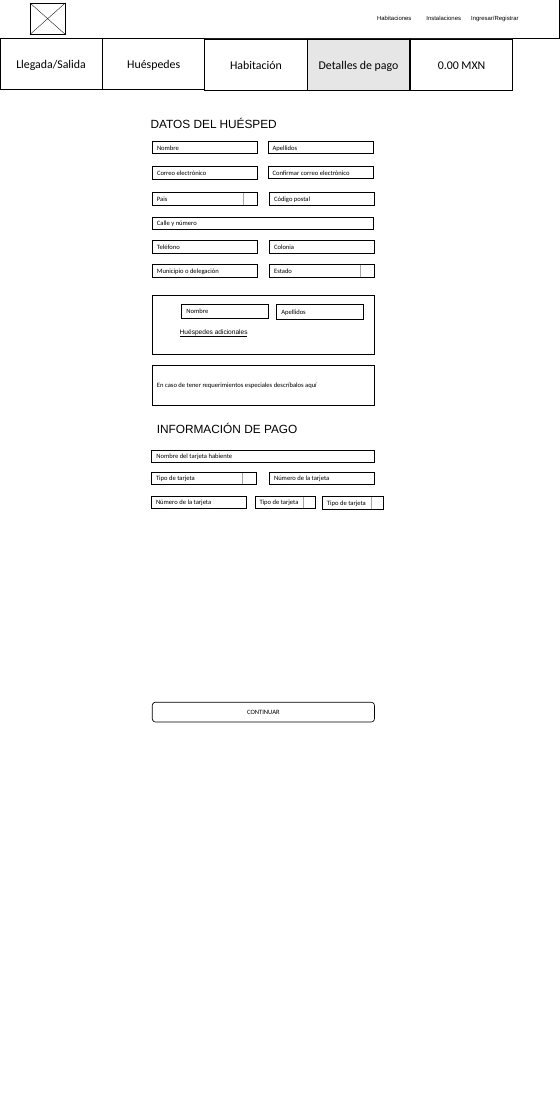
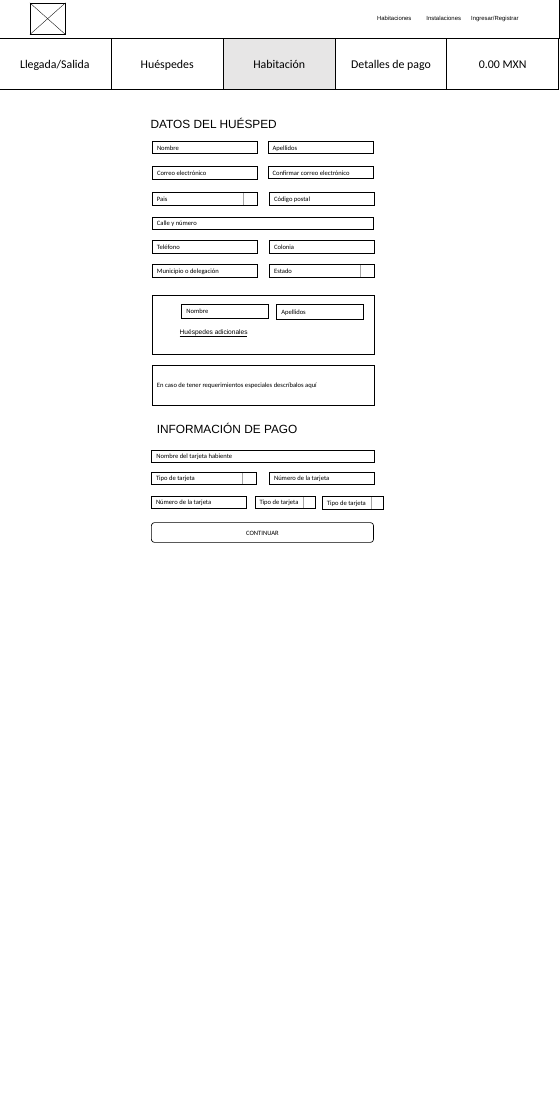
Before and after one commit to JosueYP/wireframe, a slide deck: slide 5 of wireframe/Export_D6275f0d18f01bd6290836be2402ce1bc.ppt. Drawn at 560x1120 pixels with LibreOffice and Linux fonts; fonts in the diff are those of the drawing; background and template pictures are left out. Boxes give left, top, right and bottom in pixels: in the first picture for what was removed or moved away, otherwise in the second. Text is boxed around its words. In the diff, an @@ line names an element or a change of style, - is before the commit and + after.

```diff
--- a/wireframe/Export_D6275f0d18f01bd6290836be2402ce1bc.ppt
+++ b/wireframe/Export_D6275f0d18f01bd6290836be2402ce1bc.ppt
@@ rectangle "Llegada/Salida": place and size @@
-rectangle "Llegada/Salida" at box(0, 38, 102, 90)
+rectangle "Llegada/Salida" at box(0, 38, 111, 90)
@@ rectangle "Huéspedes": place and size @@
-rectangle "Huéspedes" at box(102, 38, 204, 90)
+rectangle "Huéspedes" at box(111, 38, 223, 90)
@@ rectangle "Habitación": place and size @@
-rectangle "Habitación" at box(205, 39, 307, 91)
+rectangle "Habitación" at box(223, 38, 335, 90)
@@ rectangle "Habitación" at box(223, 38, 335, 90): fill #FFFFFF to #E7E6E6 @@
@@ rectangle "Detalles de pago": place and size @@
-rectangle "Detalles de pago" at box(307, 39, 410, 91)
+rectangle "Detalles de pago" at box(335, 38, 447, 90)
@@ rectangle "Detalles de pago" at box(335, 38, 447, 90): fill #E7E6E6 to #FFFFFF @@
@@ rectangle "0.00 MXN": place and size @@
-rectangle "0.00 MXN" at box(411, 39, 513, 91)
+rectangle "0.00 MXN" at box(447, 38, 559, 90)
@@ rounded rectangle "CONTINUAR": place and size @@
-rounded rectangle "CONTINUAR" at box(152, 702, 375, 722)
+rounded rectangle "CONTINUAR" at box(151, 523, 374, 542)
```
Also in this commit, not shown: 3 other slides changed, 1 other file.
